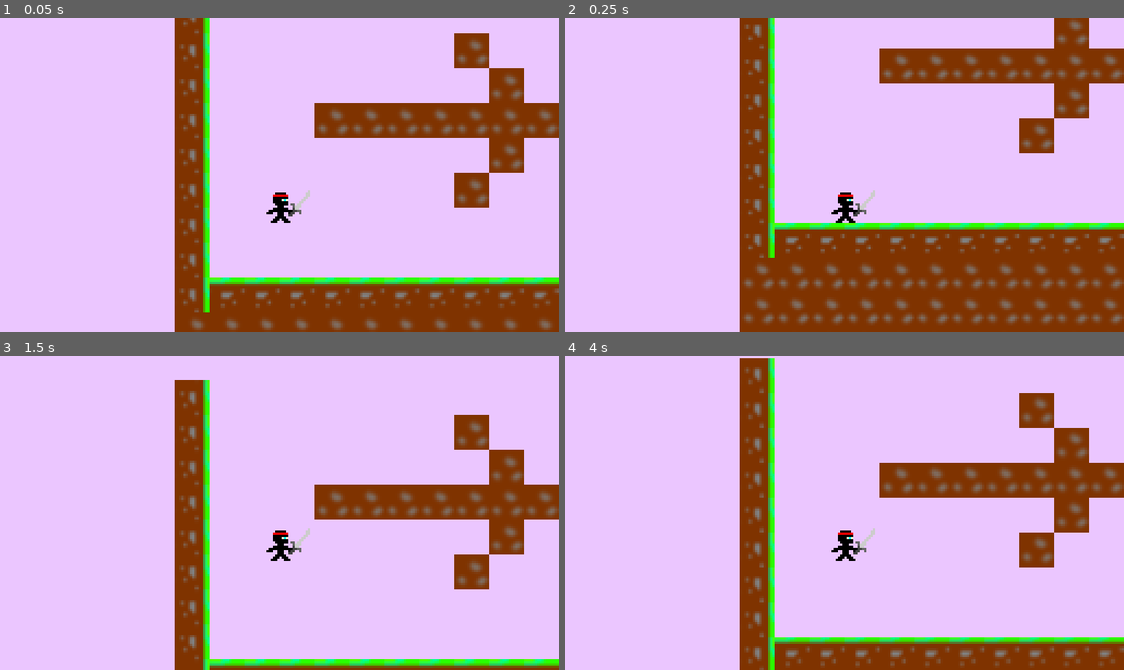
Above: before the commit, frames 1-4 (two rows, left to right).
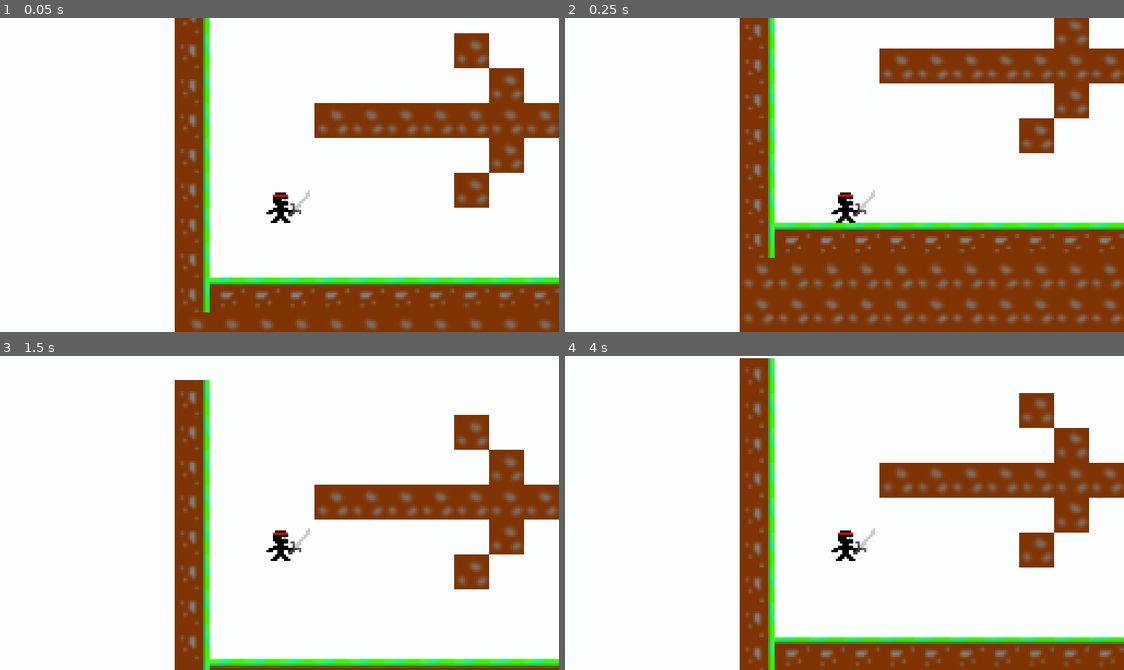
Above: after the commit, the same moments.

Repository: Compsand/celesteMATEMATIIKKA
Game: Godot game, scene res://scenes/Siberia.tscn
Same seed, same stepped clock (60 frames per second), same inputs: the game is played once before the commit and once after it. This scene is started directly instead of the project's main scene.
Inputs:
- Up to frame 1 (0.05 s): no input
- Up to frame 2 (0.25 s): no input
- Up to frame 3 (1.5 s): tap Enter at 0.5 s; tap Space at 1.25 s
- Up to frame 4 (4 s): tap Enter at 2.75 s; tap Space at 3.5 s

The runs differ from the first frame. In frame 1, 75% of the frame differs, in the area x 0-100%, y 0-100%; in frame 2, 65%; in frame 3, 84%; in frame 4, 79%.

Commit message:
shouriken
added scene for shouriken,  also a white bg for siberia

Diff:
--- a/scenes/Siberia.tscn
+++ b/scenes/Siberia.tscn
@@ -34,6 +34,13 @@
 
 [node name="Siberia" type="Node2D"]
 
+[node name="ColorRect" type="ColorRect" parent="."]
+offset_left = -2509.0
+offset_top = -1797.0
+offset_right = 3754.0
+offset_bottom = 2016.0
+color = Color(0.982506, 1, 0.999964, 1)
+
 [node name="Sign" type="Sprite2D" parent="."]
 position = Vector2(209.25, 2.25)
 scale = Vector2(0.383636, 0.352459)
--- /dev/null
+++ b/scenes/shouriken.tscn
@@ -0,0 +1,15 @@
+[gd_scene load_steps=3 format=3 uid="uid://y37db4quh7x4"]
+
+[ext_resource type="Texture2D" uid="uid://du3cc3gft1g2u" path="res://resources/graphics/shouriken.jpg" id="1_4k5vg"]
+
+[sub_resource type="CircleShape2D" id="CircleShape2D_nrdla"]
+radius = 4.0
+
+[node name="Shouriken" type="CharacterBody2D"]
+
+[node name="Shouriken" type="Sprite2D" parent="."]
+scale = Vector2(0.011097, 0.0107143)
+texture = ExtResource("1_4k5vg")
+
+[node name="CollisionShape2D" type="CollisionShape2D" parent="."]
+shape = SubResource("CircleShape2D_nrdla")
Binary file added: resources/graphics/shouriken.jpg
Not shown, added: resources/graphics/shouriken.jpg.import
Not shown, added: scenes/shouriken.import
Binary file added: scenes/shouriken.jpg
